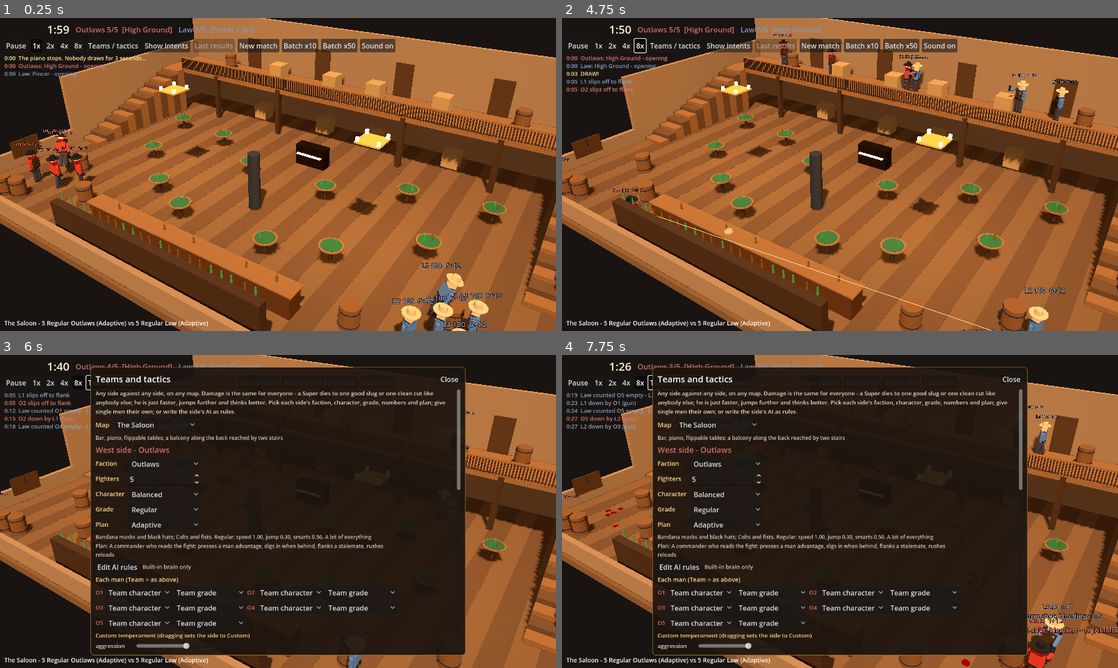
Above: before the commit, frames 1-4 (two rows, left to right).
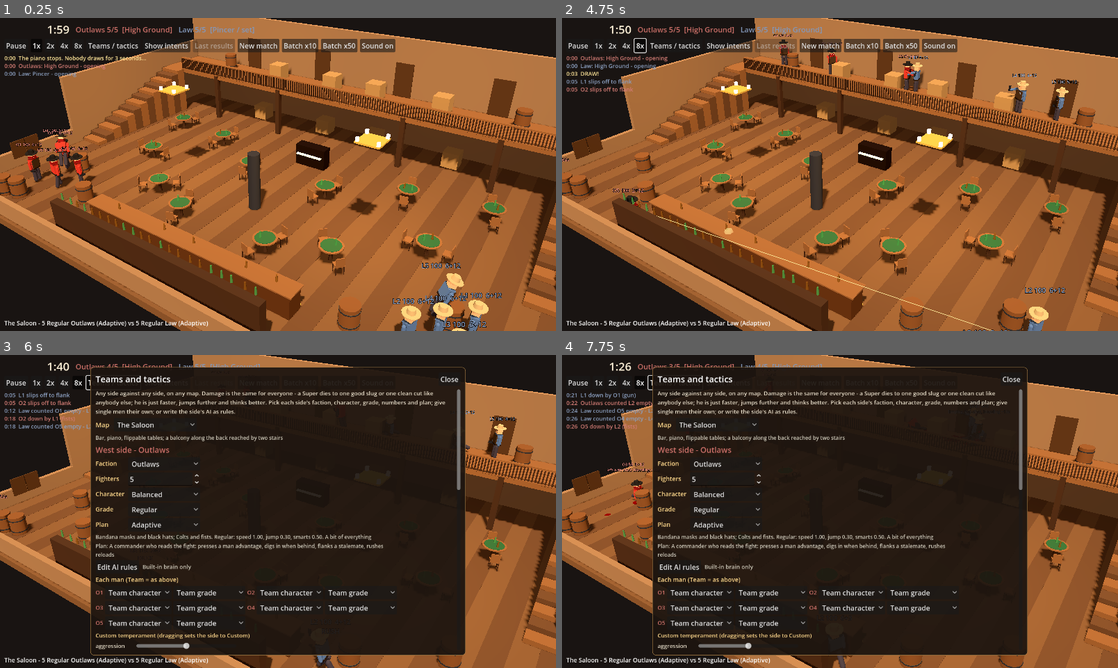
Above: after the commit, the same moments.

Repository: nathandunn/brawl-bots
Game: Godot game, scene res://scenes/Main.tscn
Same seed, same stepped clock (60 frames per second), same inputs: the game is played once before the commit and once after it.
Inputs:
- Up to frame 1 (0.25 s): no input
- Up to frame 2 (4.75 s): click "New match" at 0.5 s; click "New match" at 1.25 s; click "1x" at 2 s; click "2x" at 2.75 s; click "4x" at 3.5 s; click "8x" at 4.25 s
- Up to frame 3 (6 s): click "Teams / tactics" at 5 s; click "Show intents" at 5.75 s
- Up to frame 4 (7.75 s): click "Batch x10" at 6.5 s; click "Batch x50" at 7.25 s

The runs differ from the first frame. In frame 1, 1.0% of the frame differs, in the area x 24-91%, y 29-83%; in frame 2, 1.1%; in frame 3, 0.6%; in frame 4, 2.2%, in the area x 0-100%, y 2-100%.

Commit message:
No shooting inside 3 m, chairs, hard landings, vital stars kill
- NO_SHOOT 3 m: nobody fires; in reach it's punch/kick/wrestle (wrestle
  only within 3 ft); out of reach a man throws what he holds, closes in,
  or backs off to make room (stuck backing off turns into a fight).
  Gunmen running in with rounds pull up short of 3 m to shoot.
- Chairs: two per saloon table; grab, throw (9 m/s, 8 m, knockdown 55%
  body / always head) or break over a head.
- Jumping down over 2 m: hard landing, knockdown, damage, maybe a broken
  leg (less for good jumpers); NavAStar penalises those drops so the AI
  takes stairs/ladders unless the drop saves a long way round.
- Throwing stars to head/heart now kill outright, like slugs and blades.
- DSL: close, holding, near_chair, grab chair. Fists a little harder.

Co-Authored-By: Claude Opus 5.5 <noreply@anthropic.com>
Claude-Session: https://claude.ai/code/session_01RTbU7mxf7zmZr6Ak5xPidZ

Diff:
--- a/scripts/ai_script.gd
+++ b/scripts/ai_script.gd
@@ -50,7 +50,10 @@
 	"has_bottle": "he has a bottle in his hand",
 	"near_bottle": "a bottle (bar, shelf or table) within 7 m",
 	"edge": "he is near the open edge of the balcony or a roof",
-	"clinch": "an enemy is within 3 ft - too close to shoot; it's fists, boots or wrestling",
+	"clinch": "an enemy is within 3 ft - close enough to wrestle",
+	"close": "an enemy is within 3 m - nobody shoots that close",
+	"holding": "he has a bottle or a chair in his hands",
+	"near_chair": "a chair within 7 m",
 	"wrestling": "he is locked in a wrestle",
 }
 const NUMS := {
@@ -81,6 +84,7 @@
 	"hunt": "go looking toward the enemy's end",
 	"flip table": "kick over the nearest table into cover",
 	"grab bottle": "go and get the nearest bottle within 7 m (then throw it)",
+	"grab chair": "go and pick up the nearest chair within 7 m (then throw it)",
 	"default": "whatever the built-in brain would do",
 }
 const RUSH_TARGETS: Array[String] = ["nearest", "weakest", "reloading", "high", "aiming", "melee"]
@@ -93,6 +97,7 @@
 	["Duck a gun pointed at you", "when aimed_at and in_cover -> hide for 1.5"],
 	["Pinned down: get out of sight", "when pinned -> hide for 2"],
 	["Out of rounds: find a bottle", "when dry and not has_bottle and near_bottle -> grab bottle"],
+	["Too close to shoot: grab a chair", "when close and not holding and near_chair -> grab chair"],
 	["Get up top early", "when not high and time > 90 -> take high"],
 	["Off the rail when they're close", "when edge and nearest < 4 -> fall back"],
 	["Supers break a stalemate", "when super and stalemate -> flank"],
--- a/scripts/gunman.gd
+++ b/scripts/gunman.gd
@@ -32,7 +32,8 @@
 const MISFIRE := 0.015      # a bad cap, a cylinder out of line
 const JAM_SCUFFLE := 0.22   # ... much likelier with a man hanging on your gun hand
 const JAM_CLEAR := 1.6      # seconds to work it free, two hands
-const CLINCH := 0.95        # 3 ft: too close to bring a gun to bear - punch, kick or wrestle
+const CLINCH := 0.95        # 3 ft: close enough to grab hold and wrestle
+const NO_SHOOT := 3.0       # nobody fires a gun inside 3 m: close in and fight, back off, or throw something
 const PUNCH_JAM := 0.32     # a punch to a man with his gun up can knock the cylinder out of line
 
 var team := 0
@@ -107,7 +108,8 @@
 var punch_target: Gunman = null
 var holster := false
 # a bottle off the bar or a table: grab it, throw it, or break it over a head
-var has_bottle := false
+var has_bottle := false      # something in his hand to throw: see held_kind
+var held_kind := ""          # "bottle" or "chair"
 var grab_t := -1.0
 var throw_wind := -1.0
 var throw_target: Gunman = null
@@ -119,6 +121,7 @@
 var wrestle_with: Gunman = null
 var wrestle_lead := false     # he started it; he resolves it
 var _clinch_t := 0.0
+var _band_t := 0.0            # how long he's been stuck inside 3 m without landing a blow
 # going over the rail (or off a roof)
 var falling := false
 var fall_dead := false        # the hit killed him; the fall is only where he lands
@@ -713,6 +716,12 @@
 		_traverse(delta)
 		_pose(delta)
 		return
+	# a gunman running in with rounds left pulls up short of 3 m - close enough to shoot, not
+	# so close he can't - unless he's a brawler who wants it hand to hand
+	if path_i < path.size() and gun == "colt" and cylinder > 0 and not jammed and not reloading and p("brawl") < 0.6 and stance in ["rush", "advance", "hunt"]:
+		var ahead := _nearest_enemy_alive(4.2)
+		if ahead != null and flat_dist(ahead.global_position) > NO_SHOOT and visible_enemies.has(ahead):
+			_stop()
 	if wrestle_t >= 0.0:
 		velocity.x = 0.0
 		velocity.z = 0.0
@@ -769,8 +778,11 @@
 		"leg_hit": return legs_hit() > 0
 		"arm_hit": return arms_hit() > 0
 		"pinned": return suppression > 0.75
-		"has_bottle": return has_bottle
+		"has_bottle": return has_bottle and held_kind == "bottle"
+		"holding": return has_bottle
+		"near_chair": return saloon.chair_within(global_position, 7.0) != null
 		"clinch": return _nearest_enemy_alive(CLINCH) != null
+		"close": return _nearest_enemy_alive(NO_SHOOT) != null
 		"wrestling": return wrestle_t >= 0.0
 		"near_bottle": return saloon.bottle_within(global_position, 7.0) != null
 		"edge": return global_position.y > 1.2 and not saloon.fall_edge(global_position, 1.2).is_empty()
@@ -930,6 +942,21 @@
 			_enter("hunt", tag, lock)
 			_go_to(saloon.nearest_node(brain.enemy_home()), 0.0)
 			return true
+		"grab chair":
+			if has_bottle:
+				return false
+			var ch: Node3D = saloon.chair_within(global_position, 7.0)
+			if ch == null:
+				return false
+			if flat_dist(ch.position) < 1.6:
+				grab_t = 0.5 / ab_speed
+				_enter("hold", tag, 0.8)
+				return true
+			var stand := ch.position + flat(global_position - ch.position).normalized() * 0.8
+			stand.y = global_position.y
+			_enter("advance", tag, 2.5)
+			_go_to(saloon.nearest_node(stand), 50.0)
+			return true
 		"grab bottle":
 			if has_bottle:
 				return false
@@ -991,6 +1018,27 @@
 		else:
 			_enter("brawl", "fists up", 0.0)
 			_stop()
+		return
+	# --- inside 3 m and out of reach: no shooting here, so close in or make room
+	var cl := _nearest_enemy_alive(NO_SHOOT)
+	if cl == null:
+		_band_t = 0.0
+	if cl != null and not cl.falling and wrestle_t < 0.0 and legs_hit() < 2 and not (has_bottle and stance_lock > 0.0):
+		focus = cl
+		_band_t += 0.5
+		# backing off that gets nowhere (a wall, a corner, a man who follows) turns into a fight
+		var keen := minf(_band_t * 0.2, 0.6) + 0.5 * (p("brawl") + p("aggression")) + 0.15 * p("nerve") + (0.35 if melee_first() or total_ammo() == 0 or jammed else 0.0) - (0.25 if cl.melee_first() and not melee_first() else 0.0)
+		if has_bottle:
+			_enter("hold", "throwing", 0.6)
+			_stop()
+		elif keen > 0.5 and can_punch() or legs_hit() > 0:
+			_enter("brawl", "closing in", 0.6)
+			_charge(cl)
+		else:
+			_enter("fall back", "making room to shoot", 0.9)
+			move_mode = "run"
+			var away := global_position + flat(global_position - cl.global_position).normalized() * 3.0
+			_go_to(saloon.nearest_node(away), 40.0)
 		return
 	# --- the side's rule script gets first say (a cowering man isn't reading anything)
 	if not (stance == "cower" and stance_lock > 0.0):
@@ -1647,6 +1695,9 @@
 			body_root.rotation.x = 0.0
 		if trav_type == "drop" and trav_from.y - trav_to.y > 2.0:
 			manager.sound("thud", global_position, 0.6, -6.0)
+			_land_drop(trav_from.y - trav_to.y)
+			if not alive:
+				return
 		path_i += 1
 		if path_i >= path.size():
 			_arrived()
@@ -1702,14 +1753,18 @@
 		elif wrestle_t < 0.0 and wrestle_lead:
 			_resolve_wrestle()
 		return
-	# --- inside 3 ft: no room to bring a gun (or a throw) to bear
-	var close := _nearest_enemy_alive(CLINCH)
+	# --- inside 3 m: no gunplay. In reach it's fists, boots or wrestling; short of that, throw
+	# what's in his hand (or grab something) - otherwise he closes in or backs off (_decide)
+	var close := _nearest_enemy_alive(NO_SHOOT)
 	if close != null and not close.falling and close.trav_t < 0.0 and knocked_t <= 0.0:
 		aim_target = null
 		fanning = false
-		if stagger_t > 0.0 or punch_cd > 0.0 or not facing(close.global_position, 0.0):
+		if flat_dist(close.global_position) <= reach() + 0.15:
+			if stagger_t > 0.0 or punch_cd > 0.0 or not facing(close.global_position, 0.0):
+				return
+			_close_quarters(close)
 			return
-		_close_quarters(close)
+		_bottle_step(delta)
 		return
 	if near != null:
 		# right in front of him: shoot from the hip, or knock his gun aside and hit him? Decided
@@ -1997,7 +2052,7 @@
 
 
 func _fire(tgt: Gunman) -> void:
-	if _nearest_enemy_alive(CLINCH) != null:
+	if _nearest_enemy_alive(NO_SHOOT) != null:
 		aim_target = null
 		return
 	crouched = false
@@ -2194,17 +2249,23 @@
 			else:
 				e.take_damage(float(w["dmg"]) * punch_power(), "blunt", self, "bruise", dir)
 		_ when has_bottle:
-			# the bottle over his head
+			# the bottle (or the chair) over his head
+			var was := held_kind
 			_drop_bottle()
+			held_kind = ""
 			stats["bottle_hits"] += 1
-			manager.sound("smash", e.global_position + Vector3(0, 1.7, 0))
-			manager.glass(e.global_position + Vector3(0, 1.7, 0))
-			e.take_damage(16.0 * punch_power(), "bottle", self, "head_blunt", dir)
+			if was == "chair":
+				manager.sound("wood", e.global_position + Vector3(0, 1.6, 0), 0.7, 3.0)
+				manager.sound("thud", e.global_position + Vector3(0, 1.5, 0), 0.7, 0.0)
+			else:
+				manager.sound("smash", e.global_position + Vector3(0, 1.7, 0))
+				manager.glass(e.global_position + Vector3(0, 1.7, 0))
+			e.take_damage((20.0 if was == "chair" else 16.0) * punch_power(), "chair" if was == "chair" else "bottle", self, "head_blunt", dir)
 			if e.alive and e.knocked_t <= 0.0 and not e.falling:
 				e.knock_down(1.6)
 			kd = false
 		_:
-			var dmg2 := (10.0 + 4.0 * p("brawl")) * punch_power()
+			var dmg2 := (12.0 + 5.0 * p("brawl")) * punch_power()
 			manager.sound("thud", e.global_position + Vector3(0, 1.4, 0))
 			e.take_damage(dmg2, "fists", self, "fists", dir)
 	if kd and e.alive and e.knocked_t <= 0.0 and not e.falling:
@@ -2248,7 +2309,7 @@
 	var w_punch := (0.5 + 0.3 * p("brawl")) if fists else 0.0
 	var w_kick := (0.25 + 0.35 * ab_jump + (0.2 if family == "ninja" else 0.0)) if legs else 0.0
 	var w_wrestle := 0.0
-	if not melee_first() and arms_hit() < 2 and e.wrestle_t < 0.0 and wrestle_t < 0.0:
+	if not melee_first() and arms_hit() < 2 and e.wrestle_t < 0.0 and wrestle_t < 0.0 and flat_dist(e.global_position) < CLINCH + 0.25:
 		w_wrestle = 0.2 + 0.35 * p("brawl") + (0.25 if e.aim_target == self else 0.0)
 	if melee_first():
 		w_punch = 0.65   # the blade, close
@@ -2345,7 +2406,9 @@
 	if grab_t >= 0.0:
 		grab_t -= delta
 		if grab_t < 0.0:
-			if saloon.take_bottle(global_position, 1.7) != null:
+			var got := saloon.take_throwable(global_position, 1.7)
+			if not got.is_empty():
+				held_kind = String(got["kind"])
 				has_bottle = true
 				_show_bottle(true)
 				manager.sound("load", global_position + Vector3(0, 1.2, 0), 1.6, -12.0)
@@ -2368,11 +2431,12 @@
 		throw_wind = 0.34 / ab_speed
 		manager.sound("swing", global_position + Vector3(0, 1.6, 0), 0.8, -6.0)
 		return true
-	if _bottle_cd > 0.0 or saloon.bottles.is_empty():
+	if _bottle_cd > 0.0:
 		return false
 	_bottle_cd = 0.35
 	var keen := _bottle_time() or (p("brawl") > 0.5 and aim_target == null and rng.randf() < 0.3 * p("brawl") * (1.0 - 0.5 * p("discipline")))
-	if not keen or saloon.bottle_near(global_position, 1.7) == null or _bottle_target() == null:
+	var cand := saloon.throwable_near(global_position, 1.7)
+	if not keen or cand.is_empty() or _bottle_target(String(cand["kind"])) == null:
 		return false
 	aim_target = null
 	grab_t = 0.4 / ab_speed
@@ -2388,14 +2452,17 @@
 	return _melee_target() == null
 
 
-func _bottle_target() -> Gunman:
+func _bottle_target(kind := "") -> Gunman:
+	if kind == "":
+		kind = held_kind
+	var far := 8.0 if kind == "chair" else 13.0
 	var best: Gunman = null
 	var bv := -INF
 	for e in visible_enemies:
 		if not is_instance_valid(e) or not e.alive or e.falling:
 			continue
 		var d := flat_dist(e.global_position)
-		if d < 2.2 or d > 13.0:
+		if d < reach() + 0.2 or d > far:
 			continue
 		if not saloon.line_clear(muzzle(), e.global_position + Vector3(0, e.height() * 0.85, 0)):
 			continue
@@ -2413,19 +2480,27 @@
 	throw_target = null
 	if not has_bottle:
 		return
+	var kind0 := held_kind
 	_drop_bottle()
+	held_kind = kind0
 	if t == null or not is_instance_valid(t) or not t.alive:
+		held_kind = ""
 		return
 	var sigma := BASE_SIGMA * 2.0 / ab_aim * gun_hand_penalty() * (1.6 if is_moving() else 1.0) * (1.0 + 0.8 * minf(suppression, 1.0))
 	stats["bottles"] += 1
-	manager.throw_bottle(self, t.global_position + Vector3(0, t.height() * 0.86, 0), sigma)
+	var kind := held_kind
+	held_kind = ""
+	manager.throw_bottle(self, t.global_position + Vector3(0, t.height() * (0.86 if kind == "bottle" else 0.6), 0), sigma * (1.3 if kind == "chair" else 1.0), kind)
 
 
 ## Off a table or the bar within `r`, while there's nobody right on him: go and get it.
 func _go_for_bottle(r: float) -> bool:
-	if saloon.bottles.is_empty() or legs_hit() >= 2:
+	if legs_hit() >= 2:
 		return false
-	var b := saloon.bottle_within(global_position, r)
+	var b: Node3D = saloon.bottle_within(global_position, r)
+	var ch: Node3D = saloon.chair_within(global_position, r)
+	if b == null or (ch != null and flat_dist(ch.position) < flat_dist(b.position)):
+		b = ch
 	if b == null:
 		return false
 	if _nearest_enemy_alive(3.0) != null:
@@ -2436,15 +2511,28 @@
 	var id := saloon.nearest_node(stand)
 	if id < 0 or saloon.node_pos(id).distance_to(stand) > 1.6:
 		return false
-	_enter("advance", "after a bottle", 2.5)
+	_enter("advance", "after a chair" if not (b is MeshInstance3D) else "after a bottle", 2.5)
 	move_mode = "run"
 	_go_to(id, 50.0)
 	return true
 
 
+var chair_held: Node3D = null
+
+
 func _show_bottle(on: bool) -> void:
 	if body_root == null or arm_l == null:
 		return
+	if held_kind == "chair" or (not on and chair_held != null):
+		if on and chair_held == null:
+			chair_held = Saloon.chair_mesh(saloon.mat("wood"), saloon.mat("dark"))
+			chair_held.position = Vector3(0, 1.75, -0.35)
+			chair_held.rotation = Vector3(PI, 0, 0)
+			body_root.add_child(chair_held)
+		if chair_held != null:
+			chair_held.visible = on
+		if held_kind == "chair":
+			return
 	if on and bottle_mi == null:
 		bottle_mi = MeshInstance3D.new()
 		var cm := CylinderMesh.new()
@@ -2473,7 +2561,7 @@
 func _maybe_fall(how: String, by: Gunman, dir: Vector3, fatal: bool) -> bool:
 	if falling or trav_t >= 0.0 or global_position.y < 1.2:
 		return false
-	var shove := how in ["fists", "blunt", "blade", "bottle", "kick", "throw"]
+	var shove := how in ["fists", "blunt", "blade", "bottle", "kick", "throw", "chair"]
 	var toward := flat(dir).normalized() if shove and flat(dir).length() > 0.01 else Vector3.ZERO
 	# a dying man staggers a step or two before he goes; a blow drives a man back a good stride
 	var e := saloon.fall_edge(global_position, 1.5 if fatal else (1.6 if shove else 0.9), toward)
@@ -2487,7 +2575,7 @@
 			chance = 0.95 if fatal else 0.3 + 0.25 * (by.punch_power() if by != null and is_instance_valid(by) else 1.0)
 		"blunt", "bottle":
 			chance = 0.95 if fatal else 0.5
-		"kick", "throw":
+		"kick", "throw", "chair":
 			chance = 0.95 if fatal else 0.6
 		"blade":
 			chance = 0.9 if fatal else 0.3
@@ -2534,6 +2622,28 @@
 	if not fatal:
 		say("die")
 	brain.log_event("%s goes %s!" % [gm_name, "through the rail" if bool(e["rail"]) else "over the edge"], true)
+
+
+## Jumped down off a deck on purpose: over 2 m he lands hard and goes down; a better jumper
+## less so. It can cost a leg.
+func _land_drop(h: float) -> void:
+	var sev := maxf(h - 1.8, 0.0) * (1.0 - 0.6 * ab_jump)
+	stats["drop_hurts"] = int(stats.get("drop_hurts", 0)) + 1
+	hp -= 7.0 * sev
+	if rng.randf() < 0.35 * sev:
+		var leg := "leg_r" if rng.randf() < 0.5 else "leg_l"
+		wounds[leg] += 1
+		stats["wounds"].append(leg)
+		_wound_visual(leg)
+		say("leg")
+	if hp <= 0.0:
+		hp = 0.0
+		stats["death_part"] = "fall"
+		stats["death_how"] = "fall"
+		_die(null, "fall", Vector3.DOWN)
+		return
+	knock_down(0.6 + 0.7 * sev)
+	_update_label()
 
 
 ## Down. From the balcony (3 m and more) it's the end of him; off a lower roof he's winded,
--- a/scripts/hud.gd
+++ b/scripts/hud.gd
@@ -777,6 +777,8 @@
 		how = "beaten down"
 	elif dh == "bottle":
 		how = "brained with a bottle"
+	elif dh == "chair":
+		how = "laid out with a chair"
 	elif dh == "kick":
 		how = "kicked to death"
 	elif dh == "throw":
--- a/scripts/match_manager.gd
+++ b/scripts/match_manager.gd
@@ -21,7 +21,7 @@
 const TEAM_WINS := ["The Outlaws win", "The Law wins"]
 const TEAM_COLORS := [Color(0.72, 0.2, 0.16), Color(0.3, 0.42, 0.62)]
 ## A throwing star where it lands: it rarely kills outright, but it always bleeds.
-const STAR_DMG := {"head": 55.0, "heart": 45.0, "gut": 18.0, "arm_r": 8.0, "arm_l": 8.0, "leg_l": 8.0, "leg_r": 8.0}
+const STAR_DMG := {"head": 999.0, "heart": 999.0, "gut": 18.0, "arm_r": 8.0, "arm_l": 8.0, "leg_l": 8.0, "leg_r": 8.0}
 const STAR_SPEED := 24.0
 const BOTTLE_SPEED := 13.0
 const STANDOFF_LINES := {"saloon": "The piano stops. Nobody draws for %d seconds...", "dojo": "The fighters bow. %d breaths...",
@@ -497,7 +497,8 @@
 ## A bottle thrown at a man's head: slow enough to see coming, it rings a skull (a knockdown)
 ## and bruises anything else - and it smashes whatever it hits, including the bottles on the
 ## shelf.
-func throw_bottle(thrower: Gunman, aim: Vector3, sigma: float) -> Dictionary:
+func throw_bottle(thrower: Gunman, aim: Vector3, sigma: float, kind := "bottle") -> Dictionary:
+	var chair := kind == "chair"
 	var from := thrower.muzzle() + Vector3(0, 0.2, 0)
 	var dir := (aim - from).normalized()
 	var right := dir.cross(Vector3.UP)
@@ -524,14 +525,18 @@
 			hit_y = r.y
 	if victim != null:
 		stop = from + dir * best_t
-	var flight := from.distance_to(stop) / BOTTLE_SPEED
-	_bottle_visual(from, stop, flight)
+	var flight := from.distance_to(stop) / (9.0 if chair else BOTTLE_SPEED)
+	_bottle_visual(from, stop, flight, chair)
 	var v := victim
 	var at := stop
 	var hy := hit_y
 	_pending.append([elapsed + flight, func():
-		sound("smash", at)
-		_glass(at)
+		if chair:
+			sound("wood", at, 0.7, 3.0)
+			_dust(at)
+		else:
+			sound("smash", at)
+			_glass(at)
 		saloon.bottle_hit(at)
 		if v == null or not is_instance_valid(v) or not v.alive or v.falling:
 			return
@@ -546,13 +551,16 @@
 			thrower.stats["bottle_hits"] += 1
 		last_damage_t = elapsed
 		var by: Gunman = thrower if is_instance_valid(thrower) else null
+		var how := "chair" if chair else "bottle"
 		if part == "head":
-			v.take_damage(16.0 * rng.randf_range(0.85, 1.15), "bottle", by, "head_blunt", dir)
+			v.take_damage((22.0 if chair else 16.0) * rng.randf_range(0.85, 1.15), how, by, "head_blunt", dir)
 			if v.alive and v.knocked_t <= 0.0 and not v.falling:
-				v.knock_down(1.6)
+				v.knock_down(1.8 if chair else 1.6)
 		else:
-			v.take_damage(7.0 * rng.randf_range(0.85, 1.15), "bottle", by, "bruise", dir)
-			if v.alive:
+			v.take_damage((12.0 if chair else 7.0) * rng.randf_range(0.85, 1.15), how, by, "bruise", dir)
+			if chair and v.alive and not v.falling and v.knocked_t <= 0.0 and rng.randf() < 0.55:
+				v.knock_down(1.3)
+			elif v.alive:
 				v.stagger_t = maxf(v.stagger_t, 0.45)
 				v.suppression = minf(1.5, v.suppression + 0.4)
 	])
@@ -564,17 +572,22 @@
 	_glass(at)
 
 
-func _bottle_visual(a: Vector3, b: Vector3, t: float) -> void:
+func _bottle_visual(a: Vector3, b: Vector3, t: float, chair := false) -> void:
 	if headless:
 		return
-	var mi := MeshInstance3D.new()
-	var cm := CylinderMesh.new()
-	cm.top_radius = 0.03
-	cm.bottom_radius = 0.055
-	cm.height = 0.3
-	cm.radial_segments = 8
-	mi.mesh = cm
-	mi.material_override = saloon.mat("glass_g")
+	var mi: Node3D
+	if chair:
+		mi = Saloon.chair_mesh(saloon.mat("wood"), saloon.mat("dark"))
+	else:
+		var bmi := MeshInstance3D.new()
+		var cm := CylinderMesh.new()
+		cm.top_radius = 0.03
+		cm.bottom_radius = 0.055
+		cm.height = 0.3
+		cm.radial_segments = 8
+		bmi.mesh = cm
+		bmi.material_override = saloon.mat("glass_g")
+		mi = bmi
 	mi.position = a
 	world.add_child(mi)
 	var tt := maxf(t, 0.05)
--- /dev/null
+++ b/scripts/nav_astar.gd
@@ -0,0 +1,14 @@
+class_name NavAStar
+extends AStar3D
+## A* whose edge cost is distance plus a penalty on some links - a long drop off a deck hurts,
+## so a man takes the stairs unless the drop saves him a long way round.
+
+var penalty := {}   # Vector2i(from, to) -> extra metres
+
+
+func _compute_cost(from_id: int, to_id: int) -> float:
+	return get_point_position(from_id).distance_to(get_point_position(to_id)) + float(penalty.get(Vector2i(from_id, to_id), 0.0))
+
+
+func _estimate_cost(from_id: int, to_id: int) -> float:
+	return get_point_position(from_id).distance_to(get_point_position(to_id))
--- a/scripts/saloon.gd
+++ b/scripts/saloon.gd
@@ -49,7 +49,8 @@
 var spawns: Array = [[], []]
 var tables: Array[Table] = []
 var bottles: Array[MeshInstance3D] = []
-var rail_posts: Array[MeshInstance3D] = []   # the balusters, so a man can go through them
+var rail_posts: Array[MeshInstance3D] = []
+var chairs: Array[Node3D] = []               # saloon chairs: pick one up and throw it   # the balusters, so a man can go through them
 var _splinters: Array[Node3D] = []
 var env := {}                          # lighting for main.gd
 
@@ -375,6 +376,15 @@
 	tables.append(tb)
 	_circ_obs(c, 0.62, 0.8, 0, true, "table")
 	tb.obstacle_index = obstacles.size() - 1
+	# two chairs at every saloon table
+	if map_id == "saloon":
+		for k in 2:
+			var ang := float(k) * PI + c.x * 0.7
+			var ch := Saloon.chair_mesh(_mats["wood"], _mats["dark"])
+			ch.position = Vector3(c.x + cos(ang) * 0.95, 0.0, c.y + sin(ang) * 0.95)
+			ch.rotation.y = -ang - PI * 0.5
+			add_child(ch)
+			chairs.append(ch)
 	# a bottle or two on every table, for drinking or throwing
 	var n := 1 + (1 if (int(absf(c.x * 7.0 + c.y * 3.0)) % 2) == 0 else 0)
 	for k in n:
@@ -902,7 +912,7 @@
 
 
 func _make_graph(cls: int) -> AStar3D:
-	var a := AStar3D.new()
+	var a := NavAStar.new()
 	for i in nodes.size():
 		if not nodes[i].get("dead", false):
 			a.add_point(i, nodes[i]["pos"])
@@ -913,6 +923,10 @@
 		var l: Dictionary = links[k]
 		if int(l["cls"]) <= cls and a.has_point(k.x) and a.has_point(k.y):
 			a.connect_points(k.x, k.y, false)
+			if String(l["type"]) == "drop":
+				var dy: float = (nodes[k.x]["pos"] as Vector3).y - (nodes[k.y]["pos"] as Vector3).y
+				# a drop that lands hard (see Gunman._land_drop) is a last resort
+				a.penalty[k] = 0.0 if dy < 1.4 else (4.0 if dy < 2.0 else 30.0 + 6.0 * dy)
 	return a
 
 
@@ -1089,6 +1103,8 @@
 		b.visible = true
 	for rp in rail_posts:
 		rp.visible = true
+	for ch in chairs:
+		ch.visible = true
 	for sp in _splinters:
 		if is_instance_valid(sp):
 			sp.queue_free()
@@ -1145,6 +1161,55 @@
 	if b != null:
 		b.visible = false
 	return b
+
+
+## A plain wooden chair, seat at knee height. Built in code; the same model is carried and thrown.
+static func chair_mesh(wood: Material, dark: Material) -> Node3D:
+	var n := Node3D.new()
+	var parts := [[Vector3(0.44, 0.05, 0.42), Vector3(0, 0.46, 0), wood], [Vector3(0.44, 0.42, 0.04), Vector3(0, 0.7, -0.19), wood]]
+	for lx in [-0.19, 0.19]:
+		for lz in [-0.18, 0.18]:
+			parts.append([Vector3(0.04, 0.46, 0.04), Vector3(lx, 0.23, lz), dark])
+	for pr in parts:
+		var mi := MeshInstance3D.new()
+		var bm := BoxMesh.new()
+		bm.size = pr[0]
+		mi.mesh = bm
+		mi.position = pr[1]
+		mi.material_override = pr[2]
+		n.add_child(mi)
+	return n
+
+
+func chair_within(p: Vector3, r: float) -> Node3D:
+	var best: Node3D = null
+	var bd := r
+	for ch in chairs:
+		if not ch.visible or absf(ch.position.y - p.y) > 0.6:
+			continue
+		var d := Vector2(ch.position.x - p.x, ch.position.z - p.z).length()
+		if d < bd:
+			bd = d
+			best = ch
+	return best
+
+
+## Whatever a man at `p` could pick up and throw: {"node", "kind"} or {}.
+func throwable_near(p: Vector3, reach: float) -> Dictionary:
+	var b := bottle_near(p, reach)
+	var ch := chair_within(p, reach)
+	if ch != null and (b == null or Vector2(ch.position.x - p.x, ch.position.z - p.z).length() < Vector2(b.position.x - p.x, b.position.z - p.z).length()):
+		return {"node": ch, "kind": "chair"}
+	if b != null:
+		return {"node": b, "kind": "bottle"}
+	return {}
+
+
+func take_throwable(p: Vector3, reach: float) -> Dictionary:
+	var t := throwable_near(p, reach)
+	if not t.is_empty():
+		(t["node"] as Node3D).visible = false
+	return t
 
 
 ## A table going over takes its bottles with it.
Not shown, added: scripts/nav_astar.gd.uid
Not shown, changed: README.md
Not shown, changed: dist/index.html
Not shown, changed: dist/index.js.gz
Not shown, changed: dist/index.pck.gz
Not shown, changed: dist/index.wasm.gz
